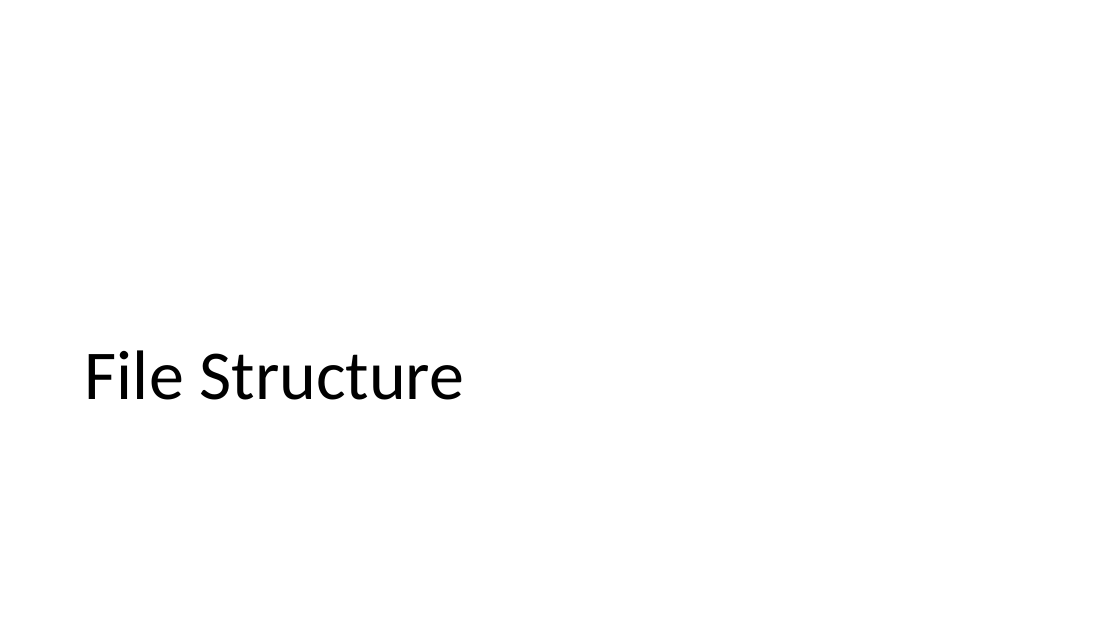
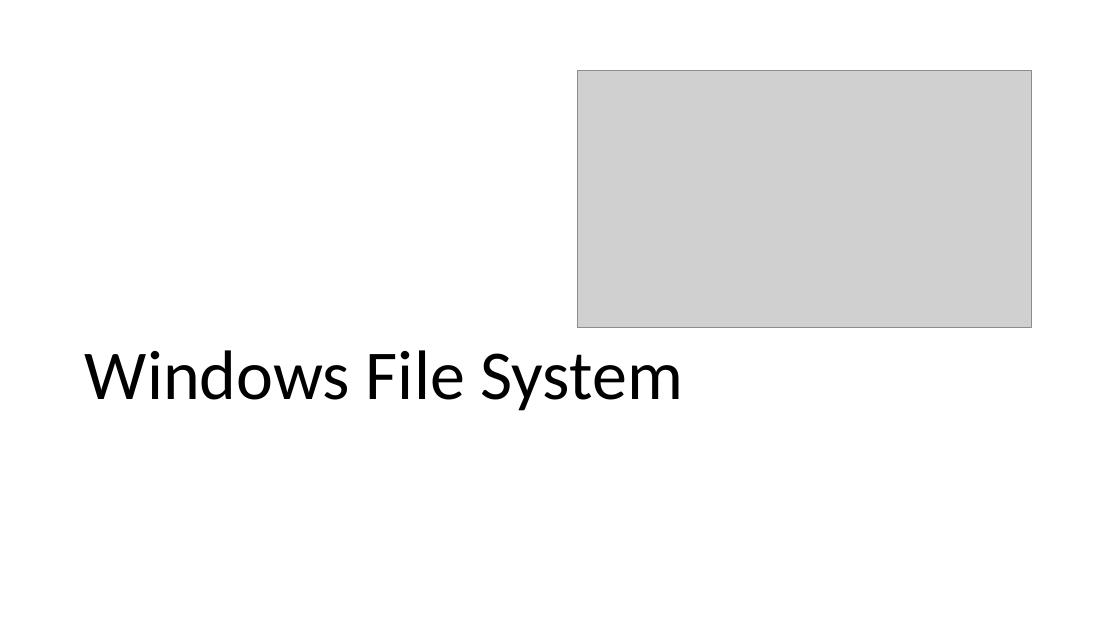
Before and after one commit to frankwxu/digital-forensics-lab, a slide deck: slide 3 of Basic_Computer_Skills_for_Forensics/2_Win_command_line_tutorial.pptx. Drawn at 1120x630 pixels with LibreOffice and Linux fonts; fonts in the diff are those of the drawing; grey boxes stand for pictures; background and template pictures are left out. Boxes give left, top, right and bottom in pixels: in the first picture for what was removed or moved away, otherwise in the second. Text is boxed around its words. In the diff, an @@ line names an element or a change of style, - is before the commit and + after.

```diff
--- a/Basic_Computer_Skills_for_Forensics/2_Win_command_line_tutorial.pptx
+++ b/Basic_Computer_Skills_for_Forensics/2_Win_command_line_tutorial.pptx
@@ picture added at <box>578,71,1032,328</box> @@
@@ title at <box>85,350,683,411</box>: text changed @@
-File Structure
+Windows File System
```
Also in this commit, not shown: 3 other slides changed, 1 slide removed, 1 other file.
